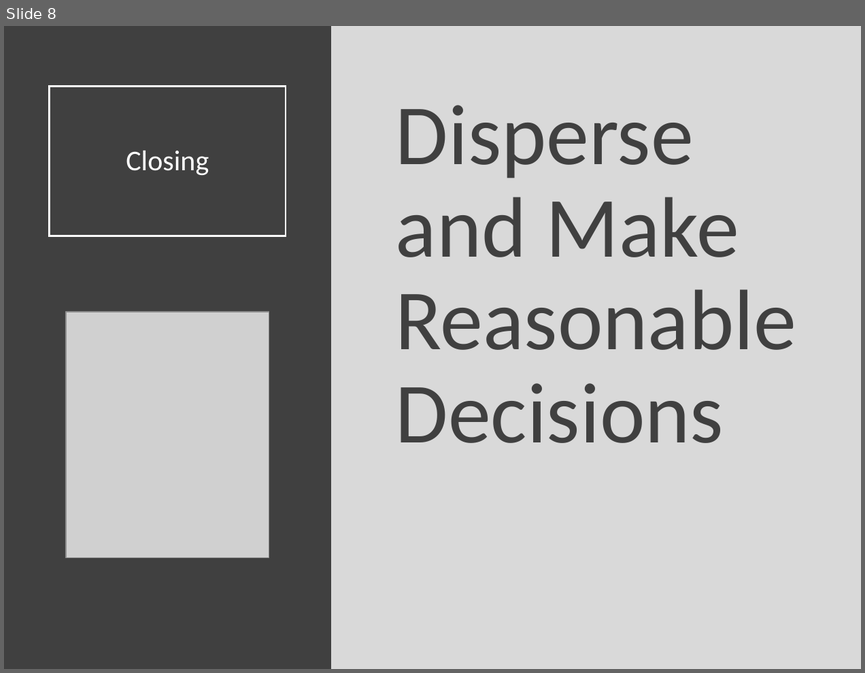
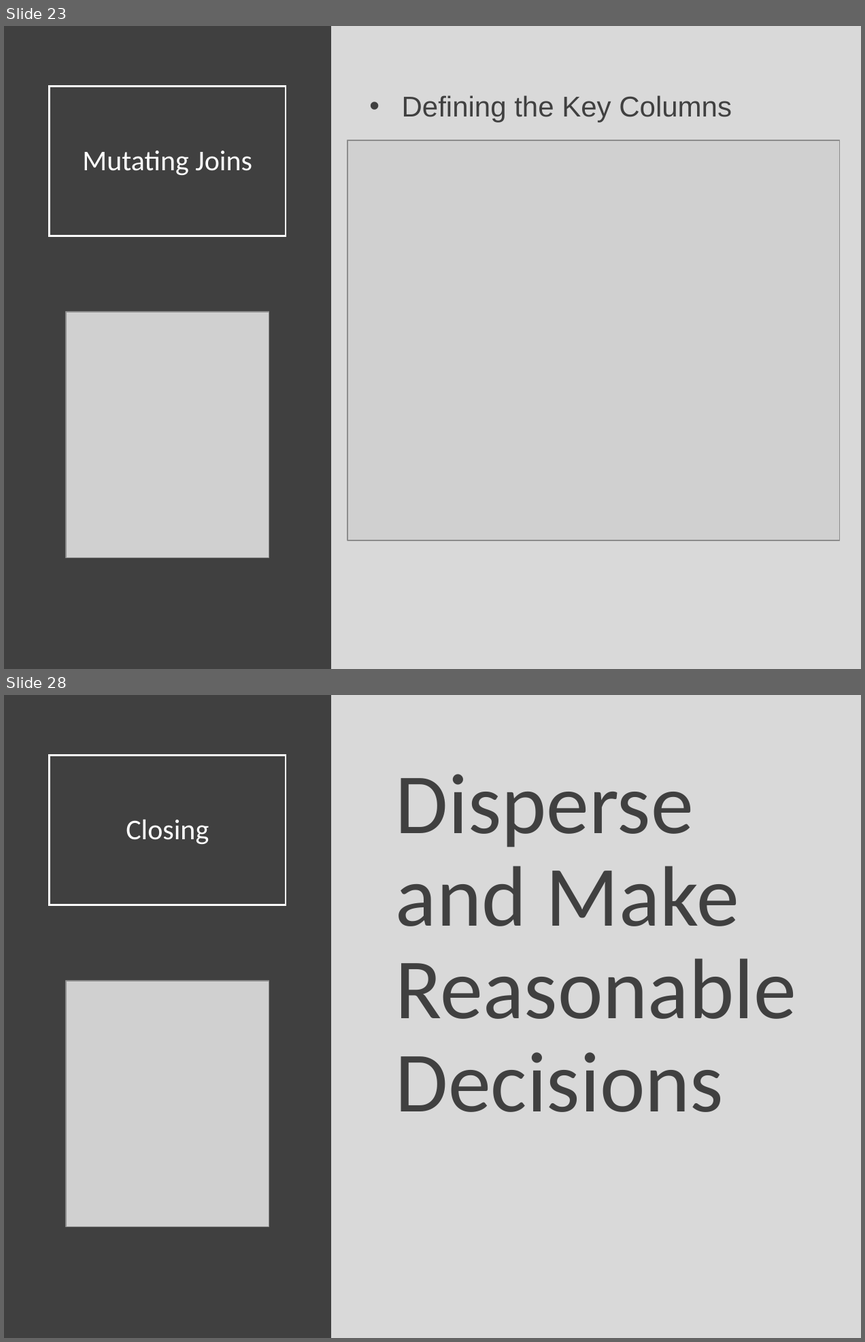
Before and after one commit to Yixf-Self/STOR320_WEBSITE, a slide deck: Lecture/Lecture 14/Lecture 14.pptx. Shown one above the other, each under a label of ours: slide 8 before the commit, slides 23 and 28 after it; the slides between them are not shown. The pictures are 865x673 and 865x1342 pixels, drawn with LibreOffice and Linux fonts; fonts in the diff are those of the drawing; grey boxes stand for pictures. Boxes give left, top, right and bottom in pixels: in the first picture for what was removed or moved away, otherwise in the second. Text is boxed around its words. In the diff, an @@ line names an element or a change of style, - is before the commit and + after.

```diff
--- a/Lecture/Lecture 14/Lecture 14.pptx
+++ b/Lecture/Lecture 14/Lecture 14.pptx
@@ slide 23 added at (x1=4, y1=26, x2=861, y2=669), background #D9D9D9 @@
@@ rectangle added at (x1=4, y1=26, x2=331, y2=669), fill #404040 @@
@@ title added at (x1=50, y1=86, x2=286, y2=236), outline #FFFFFF 1.5 pt, 24 pt, text #FFFFFF @@
+Mutating Joins
@@ text added at (x1=402, y1=95, x2=732, y2=123), 24 pt, text #404040 @@
+• Defining the Key Columns
@@ picture added at (x1=347, y1=140, x2=839, y2=540) @@
@@ picture added at (x1=66, y1=312, x2=269, y2=557) @@
@@ what was slide 8 is now slide 28 @@
```
Also in this commit, not shown: 26 other slides added, 7 slides removed, 6 other files.
